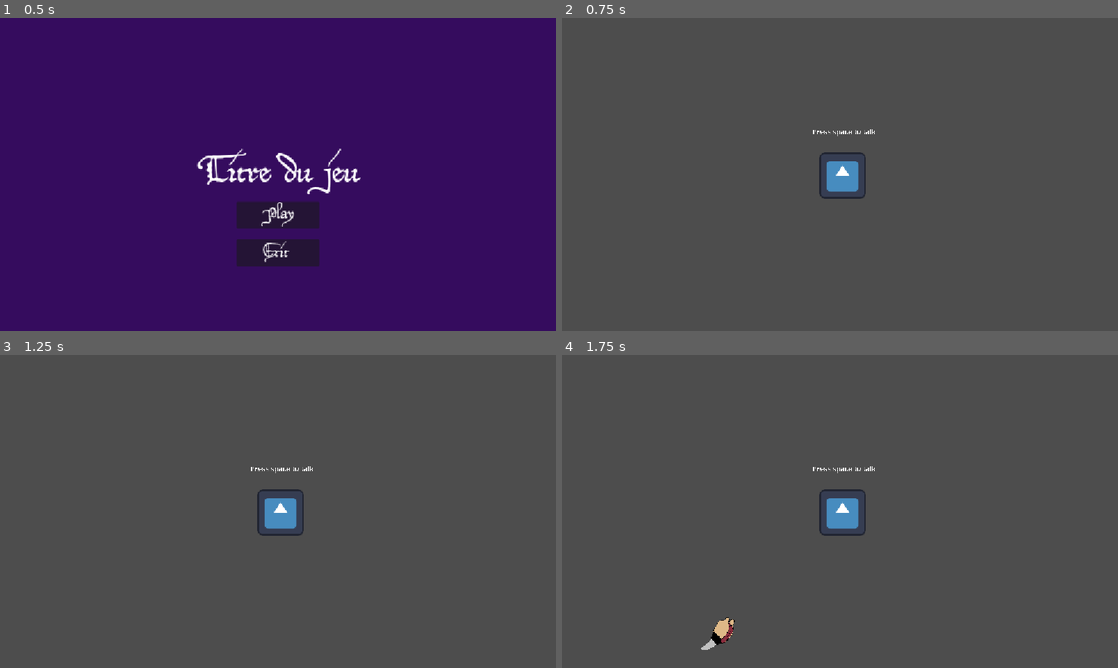
Above: before the commit, frames 1-4 (two rows, left to right).
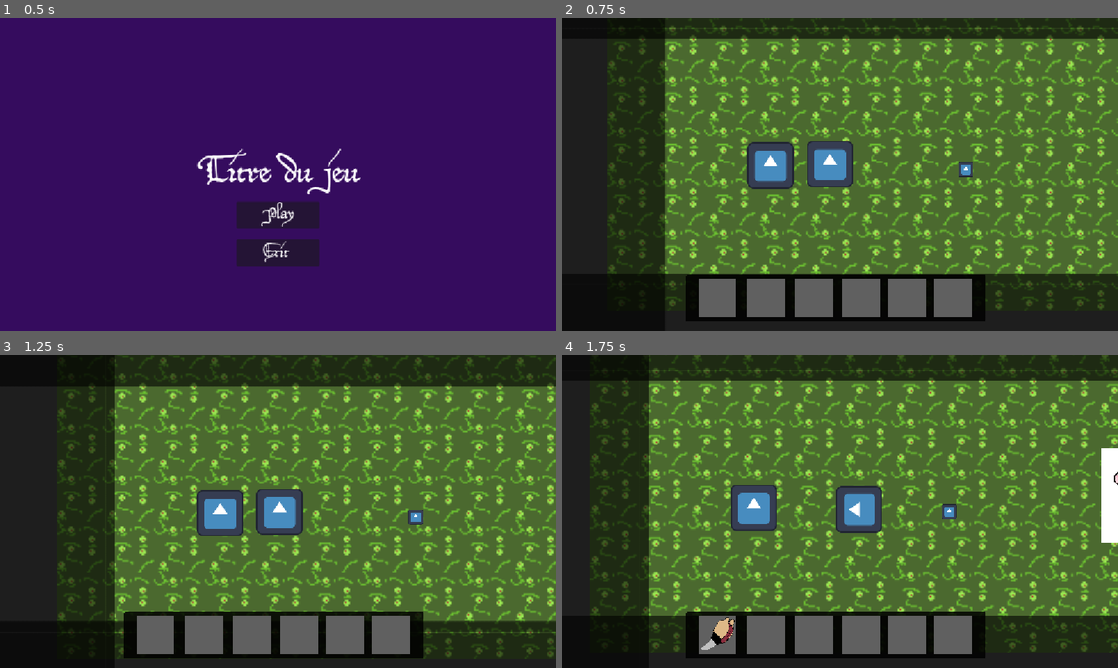
Above: after the commit, the same moments.

Repository: ygrecky/GameJam1
Game: Godot game, scene res://scenes/game_controller.tscn
The game is run twice, just before and just after one commit, with the same random seed, the same clock (stepped at 60 frames per second) and the same inputs. The engine's default icon, where the game draws it, is replaced by a stand-in: a white triangle on a blue panel in a dark square.
Inputs (mouse positions are in pixels of both pictures, inside the frame that each line leads up to):
- Up to frame 1 (0.5 s): no input
- Up to frame 2 (0.75 s): click (840, 215) at 0.5 s
- Up to frame 3 (1.25 s): no input
- Up to frame 4 (1.75 s): tap Space (action_1) at 1.25 s; hold Right (right) from 1.28 s (still down); hold 1 (Slot 1) from 1.28 s (still down)

Frame 1 is identical in both runs. In frame 2, 94% of the frame differs, in the area x 0-100%, y 0-100%; in frame 3, 93%; in frame 4, 94%.
Error before the commit: Parse Error: Identifier "interaction_label" not declared in the current scope. (res://scripts/player.gd:152)

Commit message:
resolution bugs

Diff:
--- a/scenes/Decoration/sol.tscn
+++ b/scenes/Decoration/sol.tscn
@@ -1,6 +1,6 @@
 [gd_scene format=3 uid="uid://b4q1fjw45e8nh"]
 
-[ext_resource type="Texture2D" uid="uid://vuerpdq2f1qw" path="res://assets/tile_green_1.png" id="1_wlbjv"]
+[ext_resource type="Texture2D" uid="uid://c8cfk3wp61fcl" path="res://assets/tiles/tile_green_1.png" id="1_wlbjv"]
 
 [node name="Sol" type="Node2D" unique_id=1363791764]
 z_index = -2
--- a/scenes/Levels/Forêt.tscn
+++ b/scenes/Levels/Forêt.tscn
@@ -74,3 +74,4 @@
 position = Vector2(1123, -39)
 scale = Vector2(1.86, 1.86)
 text_box = SubResource("PackedScene_qocma")
+image_link = "res://assets/Personnages/souris.jpg"
--- a/scenes/inventaire.tscn
+++ b/scenes/inventaire.tscn
@@ -1,10 +1,10 @@
 [gd_scene format=3 uid="uid://dbgsqtuqtac8i"]
 
 [ext_resource type="Script" uid="uid://d1yqfdyehesd4" path="res://scripts/inventory_slot_1.gd" id="1_1ntmo"]
-[ext_resource type="Texture2D" path="res://assets/Inventaire_texture.png" id="1_o536d"]
 [ext_resource type="Script" uid="uid://c2n2dfvivi4i" path="res://scripts/inventaire.gd" id="1_qkhb4"]
+[ext_resource type="Texture2D" uid="uid://bpubtjeqx4gp6" path="res://assets/inventaire/Inventaire_texture.png" id="2_qkhb4"]
 [ext_resource type="Script" uid="uid://df0pytvpnva4" path="res://scripts/inventory_slot_2.gd" id="3_8anfk"]
-[ext_resource type="Texture2D" path="res://assets/slot_texture.png" id="5_c2fa3"]
+[ext_resource type="Texture2D" uid="uid://dcyf6utmlrbcl" path="res://assets/inventaire/slot_texture.png" id="4_qkhb4"]
 [ext_resource type="Script" uid="uid://b26grp73yoa42" path="res://scripts/inventory_slot_3.gd" id="6_vgcyo"]
 [ext_resource type="Script" uid="uid://3en8te26nutp" path="res://scripts/inventory_slot_4.gd" id="8_bu67e"]
 [ext_resource type="Script" uid="uid://c7lg4omvc1u1r" path="res://scripts/inventory_slot_5.gd" id="9_px32w"]
@@ -27,7 +27,7 @@
 offset_top = 202.0
 offset_right = 228.0
 offset_bottom = 536.0
-texture = ExtResource("1_o536d")
+texture = ExtResource("2_qkhb4")
 expand_mode = 1
 
 [node name="Inventaire_grid" type="GridContainer" parent="Control" unique_id=631339406]
@@ -47,7 +47,7 @@
 offset_top = 233.0
 offset_right = -455.0
 offset_bottom = 312.0
-texture_normal = ExtResource("5_c2fa3")
+texture_normal = ExtResource("4_qkhb4")
 stretch_mode = 0
 
 [node name="objet_texture" type="TextureRect" parent="Control/Inventaire_grid/Slot_1" unique_id=2111044478]
@@ -69,7 +69,7 @@
 offset_top = 229.0
 offset_right = -354.0
 offset_bottom = 308.0
-texture_normal = ExtResource("5_c2fa3")
+texture_normal = ExtResource("4_qkhb4")
 stretch_mode = 0
 
 [node name="objet_texture" type="TextureRect" parent="Control/Inventaire_grid/Slot_2" unique_id=1971636118]
@@ -90,7 +90,7 @@
 offset_top = 225.0
 offset_right = -255.0
 offset_bottom = 304.0
-texture_normal = ExtResource("5_c2fa3")
+texture_normal = ExtResource("4_qkhb4")
 stretch_mode = 0
 
 [node name="objet_texture" type="TextureRect" parent="Control/Inventaire_grid/Slot_3" unique_id=1450138734]
@@ -112,7 +112,7 @@
 offset_top = 221.0
 offset_right = -158.0
 offset_bottom = 300.0
-texture_normal = ExtResource("5_c2fa3")
+texture_normal = ExtResource("4_qkhb4")
 stretch_mode = 0
 
 [node name="objet_texture" type="TextureRect" parent="Control/Inventaire_grid/Slot_4" unique_id=1682551733]
@@ -134,7 +134,7 @@
 offset_top = 217.0
 offset_right = -62.0
 offset_bottom = 296.0
-texture_normal = ExtResource("5_c2fa3")
+texture_normal = ExtResource("4_qkhb4")
 stretch_mode = 0
 
 [node name="objet_texture" type="TextureRect" parent="Control/Inventaire_grid/Slot_5" unique_id=1439117912]
@@ -156,7 +156,7 @@
 offset_top = 213.0
 offset_right = 33.0
 offset_bottom = 292.0
-texture_normal = ExtResource("5_c2fa3")
+texture_normal = ExtResource("4_qkhb4")
 stretch_mode = 0
 
 [node name="objet_texture" type="TextureRect" parent="Control/Inventaire_grid/Slot_6" unique_id=1924192589]
--- a/scenes/pnj.tscn
+++ b/scenes/pnj.tscn
@@ -1,12 +1,12 @@
 [gd_scene format=3 uid="uid://c85teiosuenrx"]
 
-[ext_resource type="Texture2D" uid="uid://bfww10vqliay" path="res://assets/renard1.jpg" id="1_0yhv8"]
+[ext_resource type="Texture2D" uid="uid://bfww10vqliay" path="res://assets/Personnages/renard1.jpg" id="1_0yhv8"]
 [ext_resource type="Script" uid="uid://bbyw1y6o1di1w" path="res://scripts/pnj.gd" id="1_xg58l"]
 [ext_resource type="PackedScene" uid="uid://cs6uqe11x4rm3" path="res://scenes/boite_texte.tscn" id="2_3is8m"]
 
 [sub_resource type="RectangleShape2D" id="RectangleShape2D_ayuyq"]
 
-[node name="pnj" type="CharacterBody2D" unique_id=281381040]
+[node name="pnj" type="CharacterBody2D" unique_id=281381040 node_paths=PackedStringArray("sprite")]
 position = Vector2(200, 200)
 script = ExtResource("1_xg58l")
 text_box = ExtResource("2_3is8m")
--- a/scripts/player.gd
+++ b/scripts/player.gd
@@ -29,10 +29,11 @@
 
 @export var aimant_acceleration = 0.1
 @export var aimant_max_speed = 600
+@export var interaction_label : Label
 
 func _ready():
 	Global.player = self
-	$Node2D/interaction_label.visible = false
+	interaction_label.visible = false
 
 func get_input(delta):
 	aimant_activé = actions_pressed[aimant_index]
Not shown, removed: assets/etagere.png.import
Not shown, removed: assets/tile_green_1.png.import
Not shown, removed: assets/tile_stone_1.png.import
